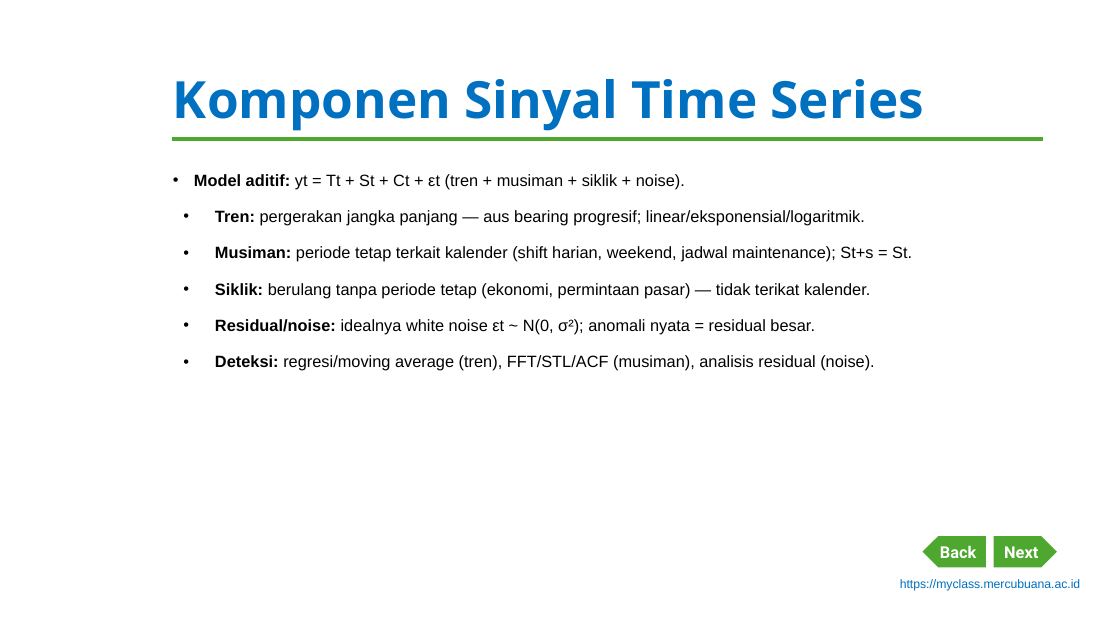
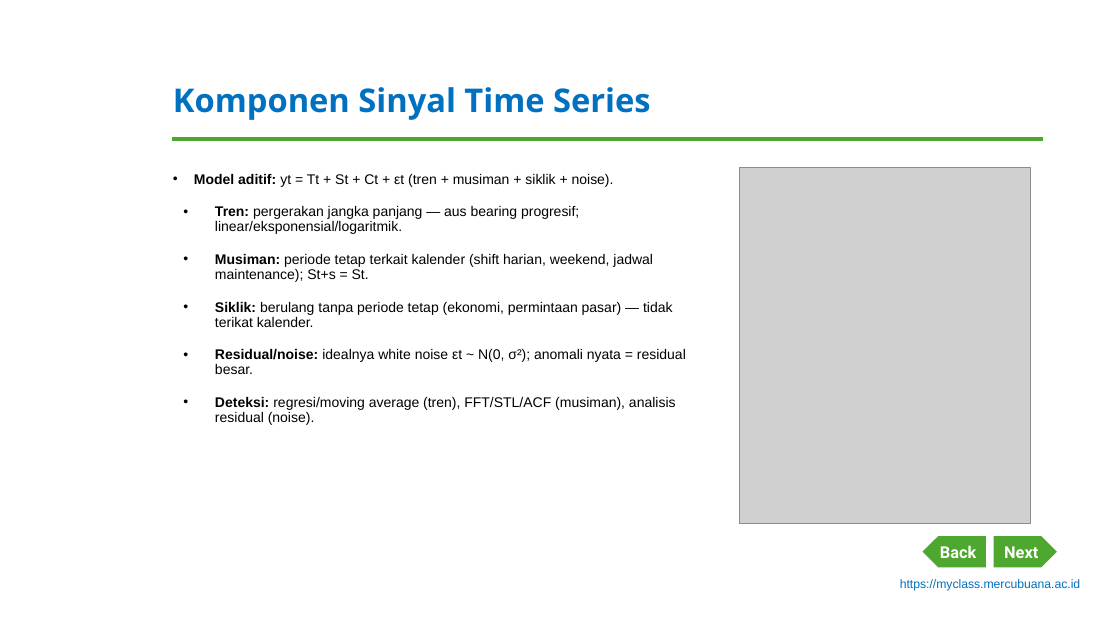
Before and after one commit to dedik-romahadi/Mechanical-Engineering-Courses, a slide deck: slide 4 of Optimalisasi-dan-Automasi/Modul-Word/Modul-1-Pengantar-Time-Series-Data.pptx. Drawn at 1120x630 pixels with LibreOffice and Linux fonts; fonts in the diff are those of the drawing; grey boxes stand for pictures; background and template pictures are left out. Boxes give left, top, right and bottom in pixels: in the first picture for what was removed or moved away, otherwise in the second. Text is boxed around its words. In the diff, an @@ line names an element or a change of style, - is before the commit and + after.

```diff
--- a/Optimalisasi-dan-Automasi/Modul-Word/Modul-1-Pengantar-Time-Series-Data.pptx
+++ b/Optimalisasi-dan-Automasi/Modul-Word/Modul-1-Pengantar-Time-Series-Data.pptx
@@ title "Komponen Sinyal Time Series" at bbox=[173, 87, 651, 120]: size 44 to 28 pt @@
@@ text "Model aditif: yt = Tt ..." at bbox=[194, 174, 686, 425]: size 14 to 12 pt; less space between paragraphs @@
@@ picture added at bbox=[739, 168, 1031, 524] @@
```
Also in this commit, not shown: 9 other slides changed, 2 other files.
